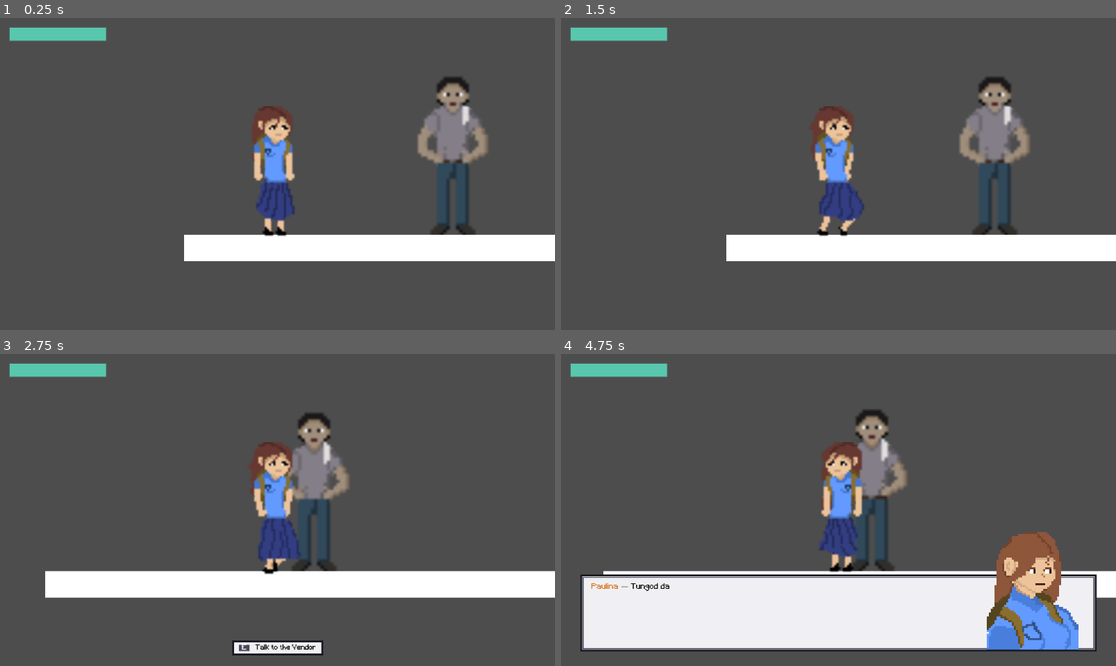
Above: before the commit, frames 1-4 (two rows, left to right).
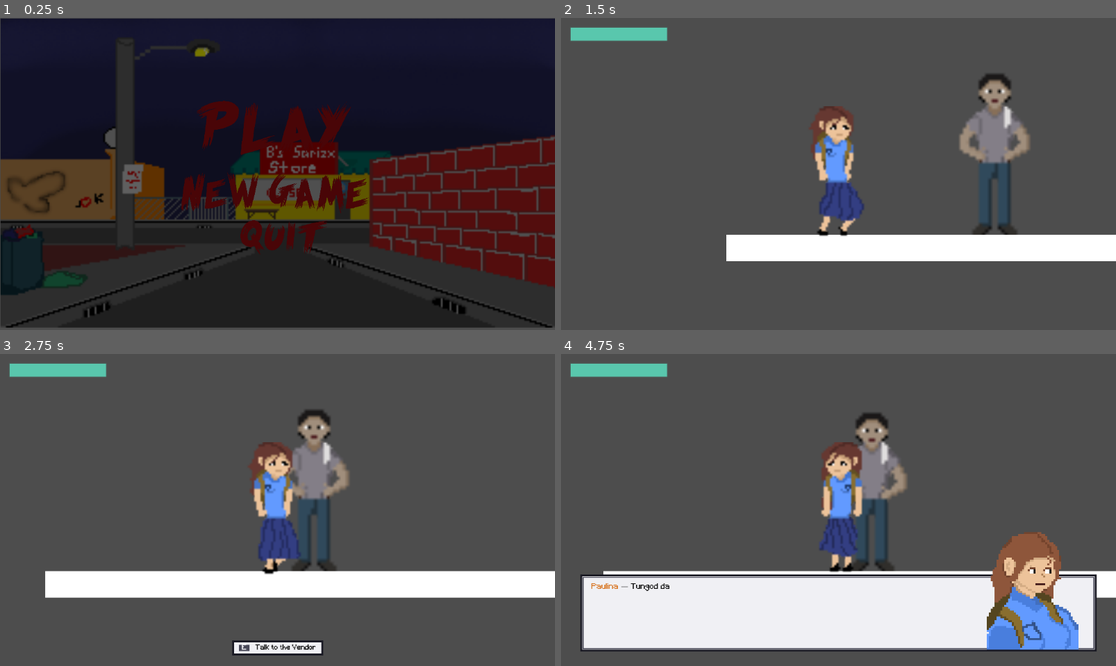
Above: after the commit, the same moments.

Repository: donmerveilleu/Pauli
Game: Godot game, scene res://MainMenu.tscn
The game is run twice, just before and just after one commit, with the same random seed, the same clock (stepped at 60 frames per second) and the same inputs. Before the commit the project starts from res://scenes/Main.tscn.
Inputs (mouse positions are in pixels of both pictures, inside the frame that each line leads up to):
- Up to frame 1 (0.25 s): no input
- Up to frame 2 (1.5 s): click (832, 127) at 0.52 s; tap Enter (ui_accept) at 1.25 s; hold D (move_right) from 1.28 s (still down); hold E (interact) from 1.28 s (still down)
- Up to frame 3 (2.75 s): keep holding D (move_right); tap W (jump) at 1.52, 2.27 s; release E (interact) at 2.03 s; tap Shift (sprint) at 2.1 s
- Up to frame 4 (4.75 s): release D (move_right) at 2.78 s; hold A (move_left) 2.78-3.53 s; hold E (interact) 2.78-3.53 s; hold D (move_right) from 3.53 s (still down); tap Shift (sprint) at 3.6 s; tap W (jump) at 3.77, 4.52 s; hold E (interact) from 4.28 s (still down)

The runs differ from the first frame. In frame 1, 97% of the frame differs, in the area x 0-100%, y 0-100%; in frame 2, 0.7%; in frame 3, 0.6%; in frame 4, 0.9%.

Commit message:
Save local testing updates

Diff:
--- a/MainMenu.tscn
+++ b/MainMenu.tscn
@@ -13,76 +13,76 @@
 [ext_resource type="AudioStream" uid="uid://th1y3h3ymhiq" path="res://MainMenuAssets/Shadowman's Waltz [yeAfFkqtbro].mp3" id="8_fimr5"]
 
 [sub_resource type="Gradient" id="Gradient_u7cqb"]
-offsets = PackedFloat32Array(0, 0.07451923, 0.31490386, 0.39182693)
+offsets = PackedFloat32Array(0, 0.0745192, 0.314904, 0.391827)
 colors = PackedColorArray(0, 0, 0, 1, 1, 1, 1, 1, 1, 1, 1, 1, 0, 0, 0, 1)
 
 [sub_resource type="GradientTexture2D" id="GradientTexture2D_abfxv"]
 gradient = SubResource("Gradient_u7cqb")
 fill = 3
-fill_from = Vector2(0.46354166, 0.38368055)
-fill_to = Vector2(0.8802083, 0.5225694)
+fill_from = Vector2(0.463542, 0.383681)
+fill_to = Vector2(0.880208, 0.522569)
 
-[node name="Node2D" type="Node2D" unique_id=522617872]
+[node name="Node2D" type="Node2D"]
 script = ExtResource("1_fimr5")
 
-[node name="LightFlicker" type="Sprite2D" parent="." unique_id=610357195]
-position = Vector2(579.25, 322.00003)
-scale = Vector2(3.6109376, 3.566667)
+[node name="LightFlicker" type="Sprite2D" parent="."]
+position = Vector2(579.25, 322)
+scale = Vector2(3.61094, 3.56667)
 texture = ExtResource("1_e2xy7")
 
-[node name="Bulb" type="Sprite2D" parent="." unique_id=859042549]
+[node name="Bulb" type="Sprite2D" parent="."]
 position = Vector2(578, 329)
-scale = Vector2(3.6062496, 3.611111)
+scale = Vector2(3.60625, 3.61111)
 texture = ExtResource("3_u7cqb")
 
-[node name="PointLight2D" type="PointLight2D" parent="." unique_id=257711441]
+[node name="PointLight2D" type="PointLight2D" parent="."]
 position = Vector2(477, 163)
-scale = Vector2(22.824217, 15.085939)
-color = Color(0.977289, 0.97582585, 0.9983875, 1)
+scale = Vector2(22.8242, 15.0859)
+color = Color(0.977289, 0.975826, 0.998388, 1)
 texture = SubResource("GradientTexture2D_abfxv")
 script = ExtResource("4_afec1")
 
-[node name="DirectionalLight2D" type="DirectionalLight2D" parent="." unique_id=1894179798]
-color = Color(0.5386024, 0.5386024, 0.53860235, 1)
+[node name="DirectionalLight2D" type="DirectionalLight2D" parent="."]
+color = Color(0.538602, 0.538602, 0.538602, 1)
 blend_mode = 1
 
-[node name="Control" type="Control" parent="." unique_id=268765658]
+[node name="Control" type="Control" parent="."]
 layout_mode = 3
 anchors_preset = 0
 offset_right = 40.0
 offset_bottom = 40.0
 
-[node name="Play" type="TextureButton" parent="Control" unique_id=788854573]
+[node name="Play" type="TextureButton" parent="Control"]
 layout_mode = 0
-offset_left = 408.00003
+offset_left = 408.0
 offset_top = 172.0
 offset_right = 1316.0
 offset_bottom = 516.0
-scale = Vector2(0.35313943, 0.3256994)
+scale = Vector2(0.353139, 0.325699)
 texture_normal = ExtResource("2_e2xy7")
 texture_pressed = ExtResource("3_fimr5")
 
-[node name="New Game" type="TextureButton" parent="Control" unique_id=1595215993]
+[node name="New Game" type="TextureButton" parent="Control"]
 layout_mode = 0
 offset_left = 376.0
 offset_top = 318.0
 offset_right = 2351.0
 offset_bottom = 727.0
-scale = Vector2(0.19729781, 0.21697606)
+scale = Vector2(0.197298, 0.216976)
 texture_normal = ExtResource("4_u7cqb")
 texture_pressed = ExtResource("5_afec1")
 
-[node name="Quit" type="TextureButton" parent="Control" unique_id=136807739]
+[node name="Quit" type="TextureButton" parent="Control"]
 layout_mode = 0
-offset_left = 499.00003
+offset_left = 499.0
 offset_top = 420.0
 offset_right = 1346.0
 offset_bottom = 769.0
-scale = Vector2(0.21543963, 0.20679161)
+scale = Vector2(0.21544, 0.206792)
 texture_normal = ExtResource("6_31qfy")
 texture_pressed = ExtResource("7_qie43")
 
-[node name="AudioStreamPlayer2D" type="AudioStreamPlayer2D" parent="." unique_id=655287333]
+[node name="AudioStreamPlayer2D" type="AudioStreamPlayer2D" parent="."]
 stream = ExtResource("8_fimr5")
 autoplay = true
 parameters/looping = true
--- a/project.godot
+++ b/project.godot
@@ -15,7 +15,7 @@
 [application]
 
 config/name="gabrielballs"
-run/main_scene="res://scenes/Main.tscn"
+run/main_scene="res://MainMenu.tscn"
 config/features=PackedStringArray("4.3", "Forward Plus")
 
 [autoload]
Not shown: 1 places in MainMenu.tscn that only renumber resources
Not shown, changed: MainMenuAssets/LightFlicker.png.import
Not shown, changed: MainMenuAssets/LightsOn.png.import
Not shown, changed: MainMenuAssets/bulb.png.import
Not shown, changed: MainMenuAssets/dimLight.png.import
Not shown, changed: MainMenuAssets/generated_text (10).png.import
Not shown, changed: MainMenuAssets/generated_text (5).png.import
Not shown, changed: MainMenuAssets/generated_text (6).png.import
Not shown, changed: MainMenuAssets/generated_text (7).png.import
Not shown, changed: MainMenuAssets/generated_text (8).png.import
Not shown, changed: MainMenuAssets/generated_text (9).png.import
Not shown, changed: MainMenuAssets/onLight.png.import
